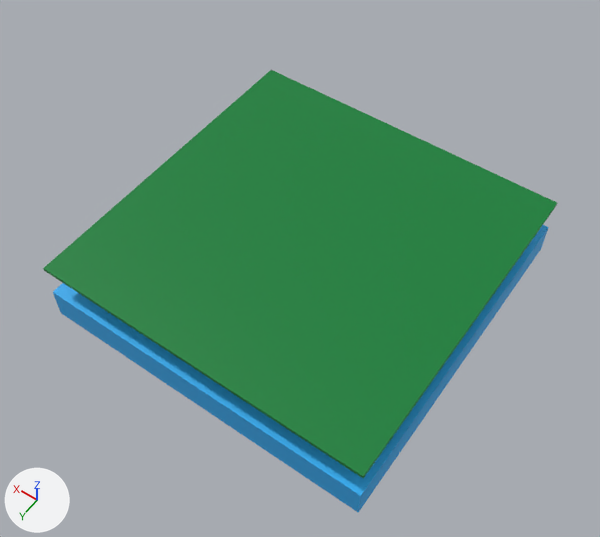
A saved change to the glTF model glbfs/farside.gltf.
One viewpoint serves both versions: a 50 mm lens placed at (-16.6, 24.1, 37.6), pointed at (-0.5, 1.5, 2.0). The axes (+X, +Y, +Z) are drawn at lower left. The lights are the same throughout. Where no turn or scale is listed for an object, it has been applied to the vertices.
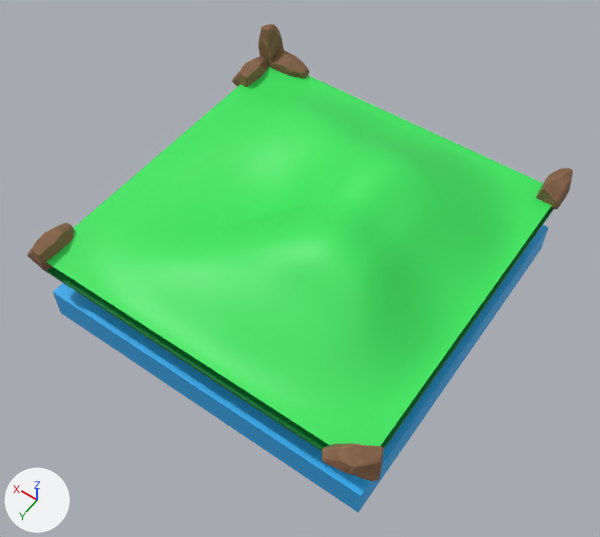
Pixel boxes [x1, y1, x2, y2] of what changed, in the pictures (600 x 537 px):
'Landscape', added (green): after [47, 66, 552, 446]
'defaultMaterial.004', added: after [322, 443, 384, 481]
'defaultMaterial.006', added: after [27, 223, 74, 271]
'defaultMaterial.003', added: after [536, 168, 573, 209]
'defaultMaterial.001', added: after [268, 48, 309, 79]
'defaultMaterial', added: after [258, 24, 284, 65]
'defaultMaterial.002', added: after [232, 56, 268, 87]
'Cube.001', unchanged, covered by the edit: before [43, 70, 557, 478]; after [46, 208, 554, 451]

Patch to the scene script:
```diff
--- a/glbfs/farside.gltf.py
+++ b/glbfs/farside.gltf.py
@@ mat_rock_lod0_011 @@
+mat_rock_lod0_011 = bpy.data.materials.new('Rock_lod0.011')
+# uses the picture img_rock_lod0_basecolor
+# uses the picture img_rock_lod0_metallicroughness
+# uses the picture img_rock_lod0_normal
@@ mat_rock_lod0_010 @@
+mat_rock_lod0_010 = bpy.data.materials.new('Rock_lod0.010')
+# uses the picture img_rock_lod0_basecolor
+# uses the picture img_rock_lod0_metallicroughness
+# uses the picture img_rock_lod0_normal
@@ mat_rock_lod0_006 @@
+mat_rock_lod0_006 = bpy.data.materials.new('Rock_lod0.006')
+# uses the picture img_rock_lod0_basecolor
+# uses the picture img_rock_lod0_metallicroughness
+# uses the picture img_rock_lod0_normal
@@ mat_rock_lod0_002 @@
+mat_rock_lod0_002 = bpy.data.materials.new('Rock_lod0.002')
+# uses the picture img_rock_lod0_basecolor
+# uses the picture img_rock_lod0_metallicroughness
+# uses the picture img_rock_lod0_normal
@@ mat_rock_lod0_001 @@
+mat_rock_lod0_001 = bpy.data.materials.new('Rock_lod0.001')
+# uses the picture img_rock_lod0_basecolor
+# uses the picture img_rock_lod0_metallicroughness
+# uses the picture img_rock_lod0_normal
@@ mat_rock_lod0 @@
+mat_rock_lod0 = bpy.data.materials.new('Rock_lod0')
+# uses the picture img_rock_lod0_basecolor
+# uses the picture img_rock_lod0_metallicroughness
+# uses the picture img_rock_lod0_normal
@@ ob_defaultmaterial_004 @@
+ob_defaultmaterial_004 = bpy.data.objects.new('defaultMaterial.004', me_defaultmaterial_011)  # 749 vertices, 1494 faces; spans x -0.55..2.1, y -0.78..1.25, z -0.66..0.78
+ob_defaultmaterial_004.location = (-10.23, 9.75, 4.34)
@@ ob_defaultmaterial_003 @@
+ob_defaultmaterial_003 = bpy.data.objects.new('defaultMaterial.003', me_defaultmaterial_010)  # 749 vertices, 1494 faces; spans x -0.75..0.71, y -2.22..0.36, z -0.74..0.69
+ob_defaultmaterial_003.location = (-9.61, -9.11, 4.34)
@@ ob_defaultmaterial_006 @@
+ob_defaultmaterial_006 = bpy.data.objects.new('defaultMaterial.006', me_defaultmaterial_006)  # 749 vertices, 1494 faces; spans x -0.69..0.72, y -2.22..0.36, z -0.79..0.68
+ob_defaultmaterial_006.location = (10.08, 9.86, 4.1)
@@ ob_defaultmaterial_002 @@
+ob_defaultmaterial_002 = bpy.data.objects.new('defaultMaterial.002', me_defaultmaterial_002)  # 749 vertices, 1494 faces; spans x -0.69..0.72, y -2.22..0.36, z -0.79..0.68
+ob_defaultmaterial_002.location = (10.08, -7.24, 4.1)
@@ ob_defaultmaterial_001 @@
+ob_defaultmaterial_001 = bpy.data.objects.new('defaultMaterial.001', me_defaultmaterial_001)  # 749 vertices, 1494 faces; spans x -2.22..0.37, y -0.79..0.68, z -0.7..0.73
+ob_defaultmaterial_001.location = (9.3, -9.92, 4.23)
@@ ob_landscape @@
+ob_landscape = bpy.data.objects.new('Landscape', me_landscape)  # 16384 vertices, 32258 faces; spans x -10.0..10.0, y -10.0..10.0, z 0.0..3.4; in mat_material_002 (green #3be760)
+ob_landscape.location = (0.0, 0.0, 4.0)
@@ ob_defaultmaterial @@
+ob_defaultmaterial = bpy.data.objects.new('defaultMaterial', me_defaultmaterial)  # 749 vertices, 1494 faces; spans x -0.69..0.72, y -0.79..0.68, z -0.36..2.22
+ob_defaultmaterial.location = (10.08, -9.94, 4.28)
```
